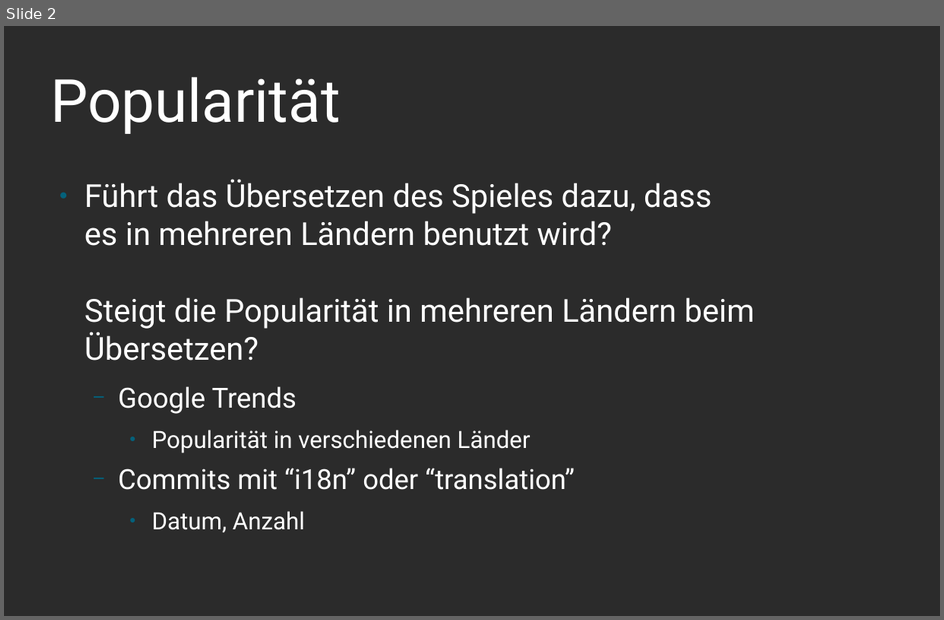
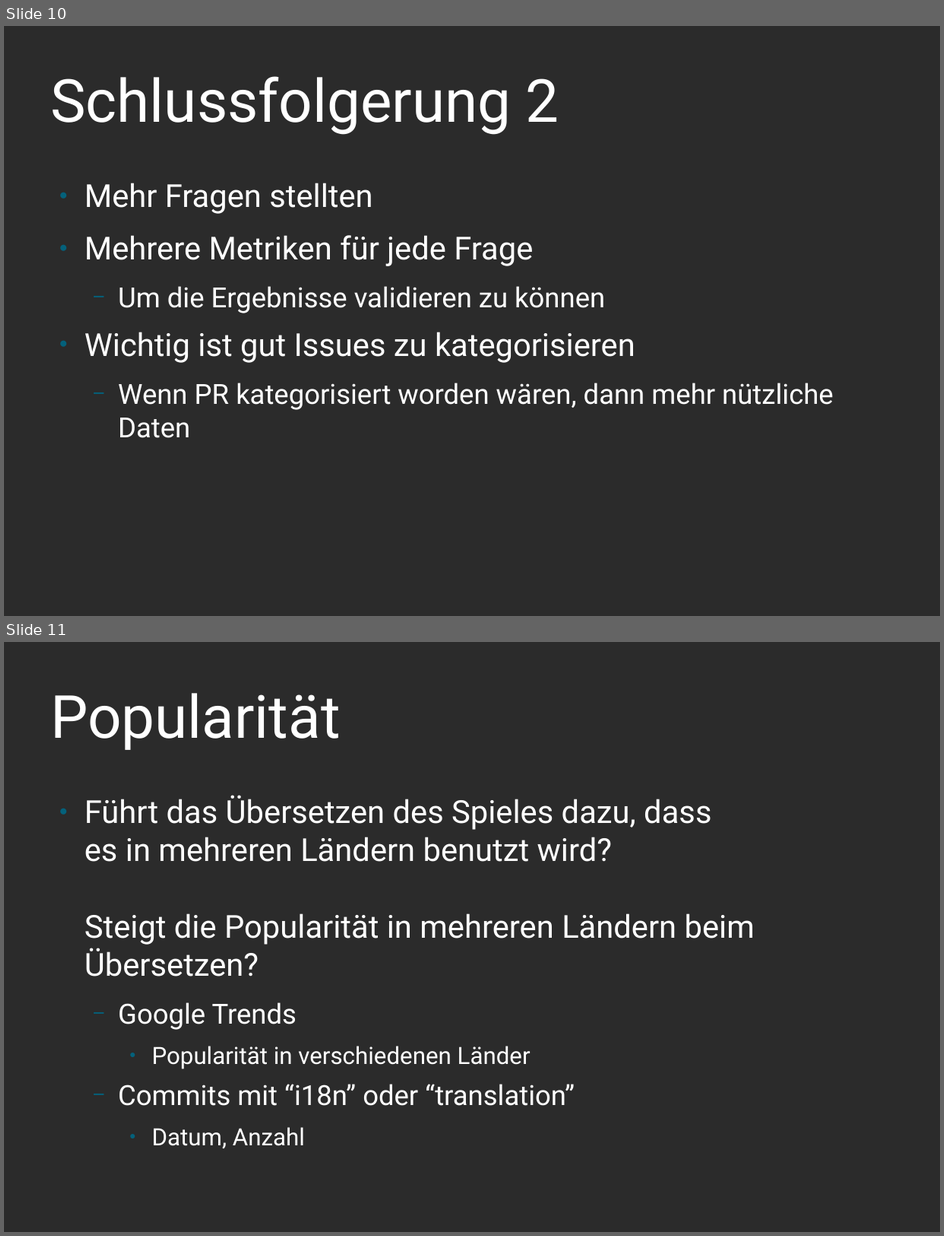
Before and after one commit to BoyanH/SoftwareProcesses17-18, a slide deck: Homework10/results_presentation.odp. Shown one above the other, each under a label of ours: slide 2 before the commit, slides 10 and 11 after it. The pictures are 944x620 and 944x1236 pixels, drawn with LibreOffice and Linux fonts; fonts in the diff are those of the drawing; background and template pictures are left out; a plain dark background stands for a picture behind light text. Boxes give left, top, right and bottom in pixels: in the first picture for what was removed or moved away, otherwise in the second. Text is boxed around its words. In the diff, an @@ line names an element or a change of style, - is before the commit and + after.

```diff
--- a/Homework10/results_presentation.odp
+++ b/Homework10/results_presentation.odp
@@ slide 10 added at bbox=[4, 26, 940, 616], background picture (left out) @@
@@ title added at bbox=[51, 76, 560, 135], 60 pt, text #FFFFFF @@
+Schlussfolgerung 2
@@ text added at bbox=[85, 183, 834, 438], 28 pt, text #FFFFFF @@
+● Mehr Fragen stellten
+● Mehrere Metriken für jede Frage
+  − Um die Ergebnisse validieren zu können
+● Wichtig ist gut Issues zu kategorisieren
+  − Wenn PR kategorisiert worden wären, dann mehr nützliche Daten
@@ what was slide 2 is now slide 11 @@
```
Also in this commit, not shown: 1 slide changed, 8 other slides added.
